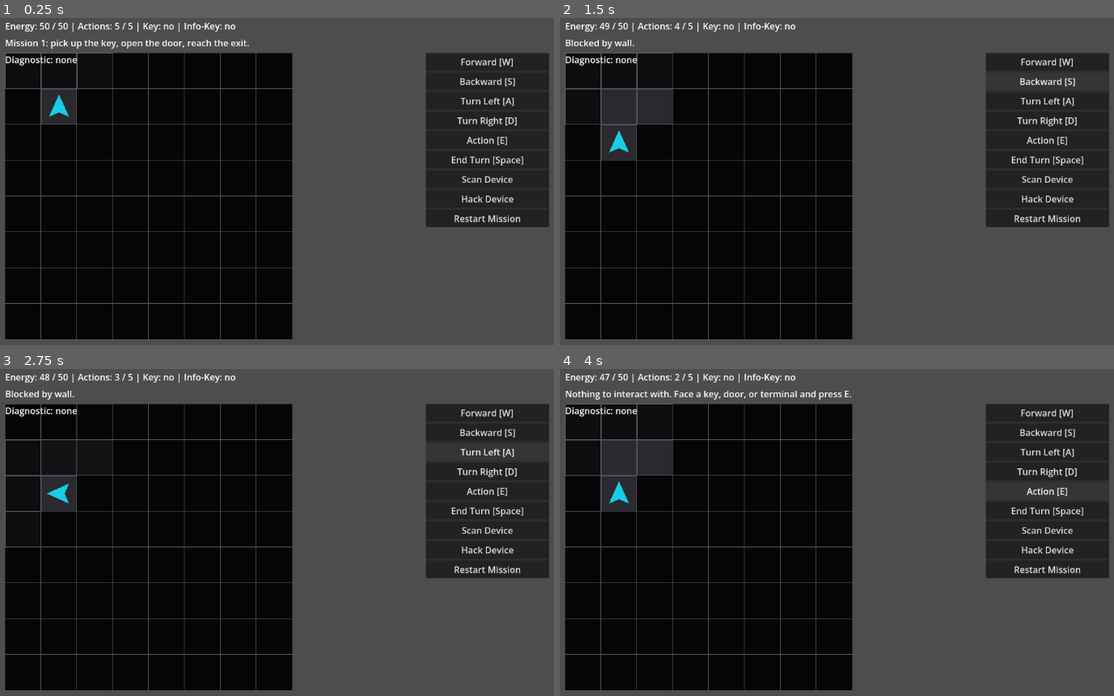
Above: before the commit, frames 1-4 (two rows, left to right).
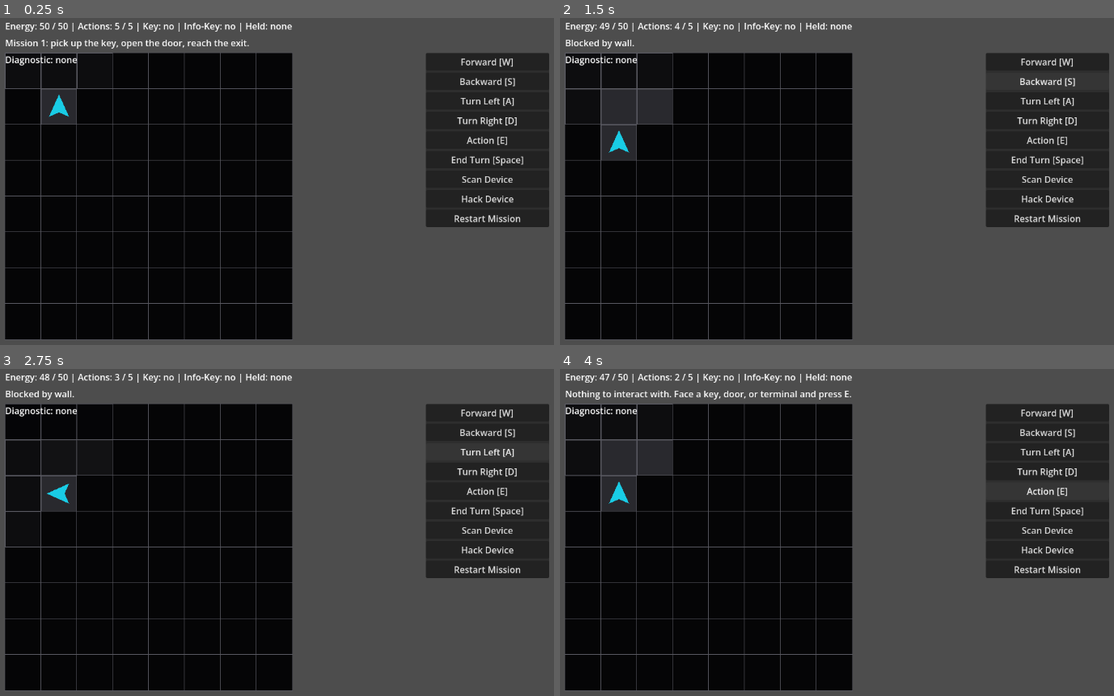
Above: after the commit, the same moments.

Repository: JUSTConnect/bibop
Game: Godot game, scene res://scenes/main.tscn
Same seed, same stepped clock (60 frames per second), same inputs: the game is played once before the commit and once after it.
Inputs:
- Up to frame 1 (0.25 s): no input
- Up to frame 2 (1.5 s): click "Forward [W]" at 0.5 s; click "Backward [S]" at 1.25 s
- Up to frame 3 (2.75 s): click "Turn Left [A]" at 2 s
- Up to frame 4 (4 s): click "Turn Right [D]" at 2.75 s; click "Action [E]" at 3.5 s

The runs differ from the first frame. In frame 1, 0.1% of the frame differs, in the area x 43-53%, y 1-5%; in frame 2, 0.1%; in frame 3, 0.1%; in frame 4, 0.1%.

Commit message:
BIB-335 add collectible field component flow

Diff:
--- a/scripts/bipob/bipob_controller.gd
+++ b/scripts/bipob/bipob_controller.gd
@@ -42,6 +42,7 @@
 var installed_modules: Array[BipobModule] = []
 var box_storage: Array[BipobModule] = []
 var found_module: BipobModule = null
+var held_module: BipobModule = null
 var last_diagnostic_result: DiagnosticResult = null
 
 @onready var grid_manager: GridManager = get_node("../Field")
@@ -442,6 +443,11 @@
 		return
 
 	mission_finished = true
+	var stored_module_name := ""
+	if held_module != null:
+		stored_module_name = get_module_display_name(held_module)
+		add_module_to_box_storage(held_module)
+		held_module = null
 
 	if mission_label != null:
 		mission_label.text = "MISSION COMPLETE"
@@ -454,6 +460,8 @@
 		hint_requested.emit("Mission 2 complete. Return to the box, then start Mission 3.")
 	else:
 		hint_requested.emit("Mission complete. Return to the box.")
+	if not stored_module_name.is_empty():
+		hint_requested.emit("Stored in box: " + stored_module_name)
 
 	if current_mission_index == max_mission_index:
 		sector_completed = true
@@ -735,6 +743,9 @@
 		return
 
 	match target_tile:
+		GridManager.TILE_COMPONENT:
+			pick_up_component(target_position)
+			return
 		GridManager.TILE_KEY:
 			if not can_spend_action(1, 1):
 				return
@@ -746,6 +757,30 @@
 		_:
 			print("Nothing to interact with at: ", target_position)
 			hint_requested.emit("Nothing to interact with. Face a key, door, or terminal and press E.")
+
+func create_debug_field_component() -> BipobModule:
+	var module := BipobModule.new()
+	module.id = "cooling_v1"
+	module.display_name = "Cooling V1"
+	module.description = "Basic cooling component for future internal builds."
+	module.energy_bonus = 0
+	module.actions_bonus = 0
+	module.vision_bonus = 0
+	module.granted_commands = []
+	return module
+
+func pick_up_component(component_position: Vector2i) -> void:
+	if held_module != null:
+		hint_requested.emit("Hands full. Return to the box before picking up another component.")
+		status_changed.emit()
+		return
+	if not can_spend_action(1, 1):
+		return
+	held_module = create_debug_field_component()
+	grid_manager.set_tile(component_position, GridManager.TILE_FLOOR)
+	spend_action(1, 1)
+	hint_requested.emit("Component collected: Cooling V1. Return to the box to store it.")
+	status_changed.emit()
 
 
 func read_terminal(target_position: Vector2i) -> void:
@@ -789,5 +824,6 @@
 		"Energy: ", energy, " / ", max_energy,
 		" | Actions: ", actions_left, " / ", actions_per_turn,
 		" | Has Key: ", has_key,
-		" | Has Info Key: ", has_info_key
+		" | Has Info Key: ", has_info_key,
+		" | Held Module: ", get_module_display_name(held_module) if held_module != null else "none"
 	)
--- a/scripts/field/grid_manager.gd
+++ b/scripts/field/grid_manager.gd
@@ -8,6 +8,7 @@
 const TILE_EXIT := 4
 const TILE_TERMINAL := 5
 const TILE_DIGITAL_DOOR := 6
+const TILE_COMPONENT := 7
 
 @export var cell_size: int = 64
 @export var fog_enabled: bool = true
@@ -21,7 +22,7 @@
 	[1, 0, 0, 0, 0, 0, 2, 1],
 	[1, 0, 1, 1, 0, 5, 6, 1],
 	[1, 0, 0, 0, 0, 1, 0, 1],
-	[1, 0, 0, 3, 0, 1, 0, 1],
+	[1, 0, 0, 3, 0, 1, 7, 1],
 	[1, 0, 1, 1, 0, 0, 0, 1],
 	[1, 0, 0, 0, 0, 4, 0, 1],
 	[1, 1, 1, 1, 1, 1, 1, 1],
@@ -35,6 +36,7 @@
 	TILE_EXIT: Color(0.15, 0.65, 0.35),
 	TILE_TERMINAL: Color(0.6, 0.25, 0.75),
 	TILE_DIGITAL_DOOR: Color(0.1, 0.4, 0.85),
+	TILE_COMPONENT: Color(0.9, 0.45, 0.15),
 }
 
 func _ready() -> void:
--- a/scripts/ui/game_ui.gd
+++ b/scripts/ui/game_ui.gd
@@ -284,17 +284,21 @@
 	var info_key_text := "no"
 	if bipob.has_info_key:
 		info_key_text = "yes"
+	var held_text := "none"
+	if bipob.held_module != null:
+		held_text = bipob.get_module_display_name(bipob.held_module)
 
 	if status_label == null:
 		return
 
-	status_label.text = "Energy: %d / %d | Actions: %d / %d | Key: %s | Info-Key: %s" % [
+	status_label.text = "Energy: %d / %d | Actions: %d / %d | Key: %s | Info-Key: %s | Held: %s" % [
 		bipob.energy,
 		bipob.max_energy,
 		bipob.actions_left,
 		bipob.actions_per_turn,
 		key_text,
-		info_key_text
+		info_key_text,
+		held_text
 	]
 
 
